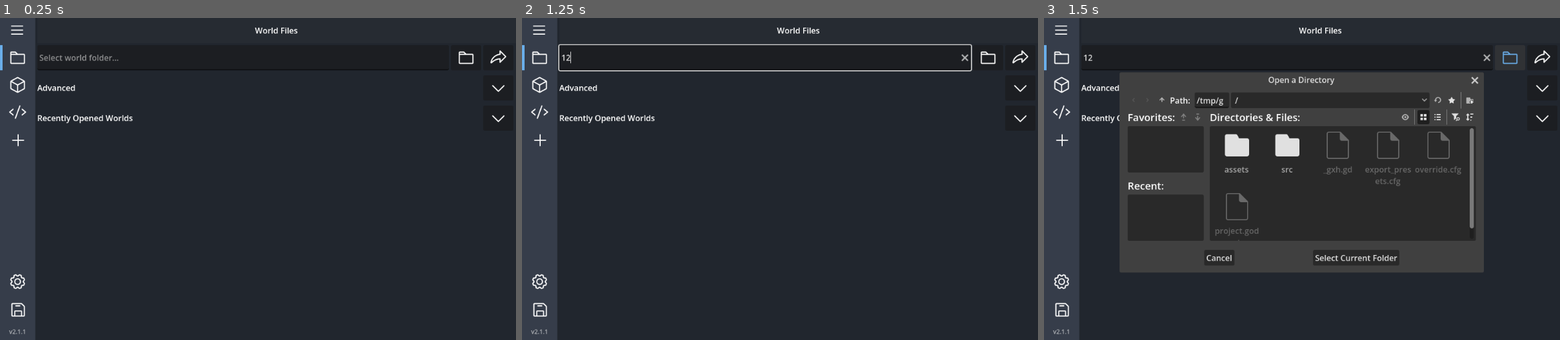
Above: before the commit, frames 1-3 (left to right).
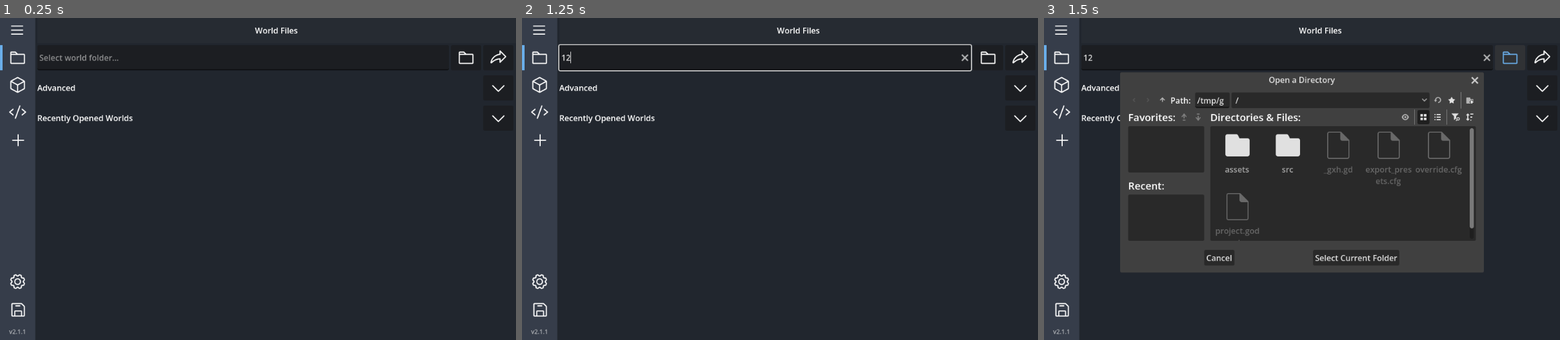
Above: after the commit, the same moments.

Repository: DragonTech26/BDSAddonManager
Game: Godot game, scene res://src/scenes/main.tscn
Same seed, same stepped clock (60 frames per second), same inputs: the game is played once before the commit and once after it.
Inputs (mouse positions are in pixels of both pictures, inside the frame that each line leads up to):
- Up to frame 1 (0.25 s): no input
- Up to frame 2 (1.25 s): click (764, 56) at 0.52 s; type "12" at 0.6 s
- Up to frame 3 (1.5 s): click (1508, 56) at 1.25 s

Frames 1-2 are identical in both runs. In frame 3, 1.1% of the frame differs, in the area x 14-81%, y 17-79%.

Commit message:
Added user config button to settings page

Diff:
--- a/src/scenes/main.tscn
+++ b/src/scenes/main.tscn
@@ -26,6 +26,7 @@
 [ext_resource type="Script" uid="uid://d4hpglcxthjwh" path="res://src/scripts/reset_button.gd" id="22_j04uq"]
 [ext_resource type="Script" uid="uid://c757p0bpnvkr7" path="res://src/scripts/secret_button.gd" id="24_tx8mq"]
 [ext_resource type="Script" uid="uid://8u8rtxv7t5r0" path="res://src/scripts/open_world_button.gd" id="24_xxm0n"]
+[ext_resource type="Script" uid="uid://dhs2h0id5xqvn" path="res://src/scenes/open_config_button.gd" id="25_2sd1y"]
 
 [sub_resource type="StyleBoxFlat" id="StyleBoxFlat_1fxj6"]
 bg_color = Color(0.21176471, 0.23921569, 0.2901961, 1)
@@ -770,6 +771,11 @@
 layout_mode = 2
 text = "Open world folder"
 script = ExtResource("24_xxm0n")
+
+[node name="OpenConfigButton" type="Button" parent="HBoxContainer/Body/Pages/MarginContainer/SettingsPage/HBoxContainer/VBoxContainer3" unique_id=2053507739]
+layout_mode = 2
+text = "Open config folder"
+script = ExtResource("25_2sd1y")
 
 [node name="SecretButton" type="Button" parent="HBoxContainer/Body/Pages/MarginContainer/SettingsPage/HBoxContainer/VBoxContainer3" unique_id=107099438]
 visible = false
@@ -850,4 +856,5 @@
 [connection signal="visibility_changed" from="HBoxContainer/Body/Pages/MarginContainer/SettingsPage" to="HBoxContainer/Body/Pages/MarginContainer/SettingsPage" method="_on_visibility_changed"]
 [connection signal="pressed" from="HBoxContainer/Body/Pages/MarginContainer/SettingsPage/HBoxContainer/VBoxContainer3/ResetButton" to="HBoxContainer/Body/Pages/MarginContainer/SettingsPage/HBoxContainer/VBoxContainer3/ResetButton" method="_on_pressed"]
 [connection signal="pressed" from="HBoxContainer/Body/Pages/MarginContainer/SettingsPage/HBoxContainer/VBoxContainer3/OpenWorldButton" to="HBoxContainer/Body/Pages/MarginContainer/SettingsPage/HBoxContainer/VBoxContainer3/OpenWorldButton" method="_on_pressed"]
+[connection signal="pressed" from="HBoxContainer/Body/Pages/MarginContainer/SettingsPage/HBoxContainer/VBoxContainer3/OpenConfigButton" to="HBoxContainer/Body/Pages/MarginContainer/SettingsPage/HBoxContainer/VBoxContainer3/OpenConfigButton" method="_on_pressed"]
 [connection signal="pressed" from="HBoxContainer/Body/Pages/MarginContainer/SettingsPage/HBoxContainer/VBoxContainer3/SecretButton" to="HBoxContainer/Body/Pages/MarginContainer/SettingsPage/HBoxContainer/VBoxContainer3/SecretButton" method="_on_pressed"]
--- /dev/null
+++ b/src/scenes/open_config_button.gd
@@ -0,0 +1,5 @@
+extends Button
+
+func _on_pressed() -> void:
+	var path = ProjectSettings.globalize_path("user://")
+	OS.shell_open(path)
Not shown, added: src/scenes/open_config_button.gd.uid
